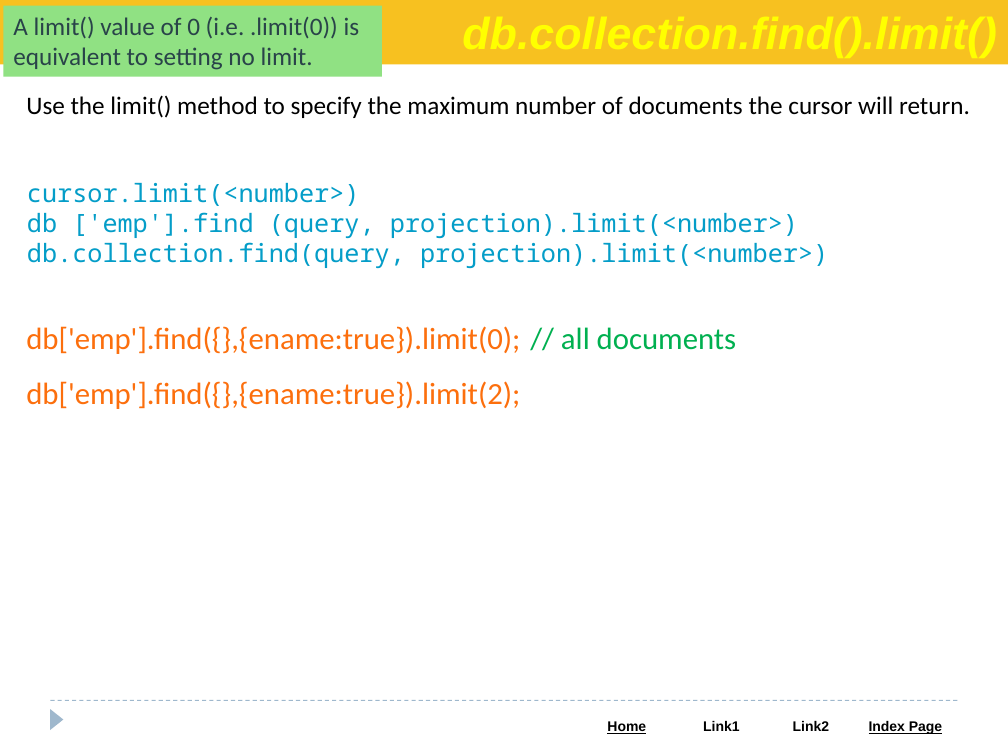
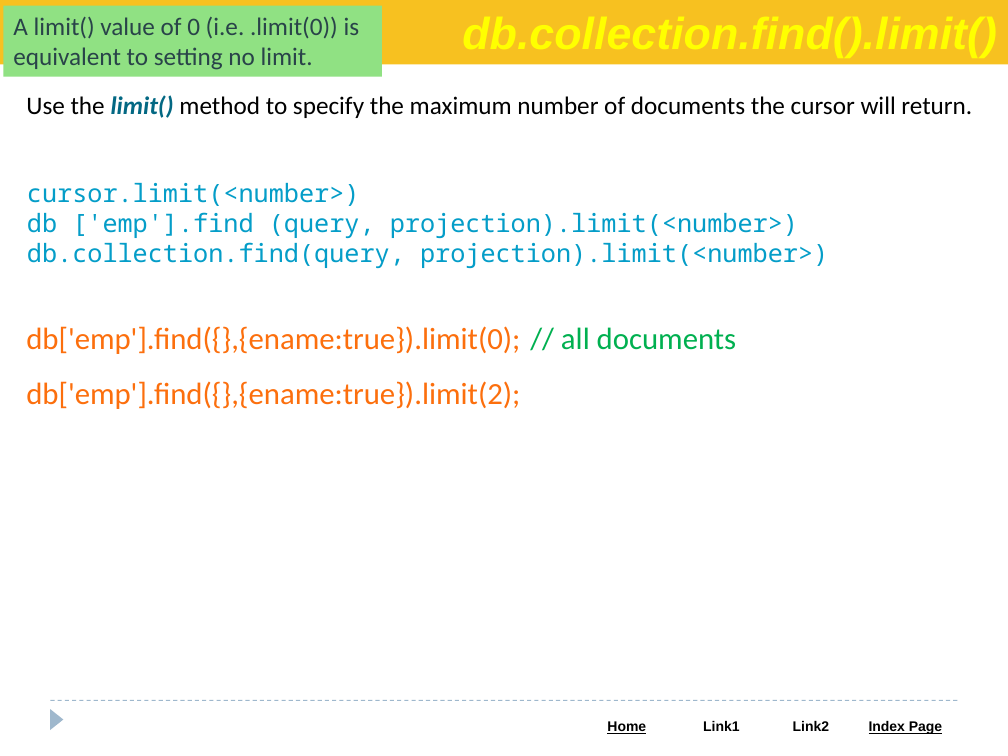
Before and after one commit to Saleel-Bagde/PPT-s, a slide deck: slide 29 of MongoDB.pptx. Drawn at 1008x756 pixels with LibreOffice and Linux fonts; fonts in the diff are those of the drawing. Boxes give left, top, right and bottom in pixels: in the first picture for what was removed or moved away, otherwise in the second. Text is boxed around its words. In the diff, an @@ line names an element or a change of style, - is before the commit and + after.

```diff
--- a/MongoDB.pptx
+++ b/MongoDB.pptx
@@ text "Use the limit() method to ..." at (26, 95, 972, 118): text colour #000000 to #036883, bold on, italic on in "limit()" @@
```
Also in this commit, not shown: 3 other slides changed, 2 slides added.
